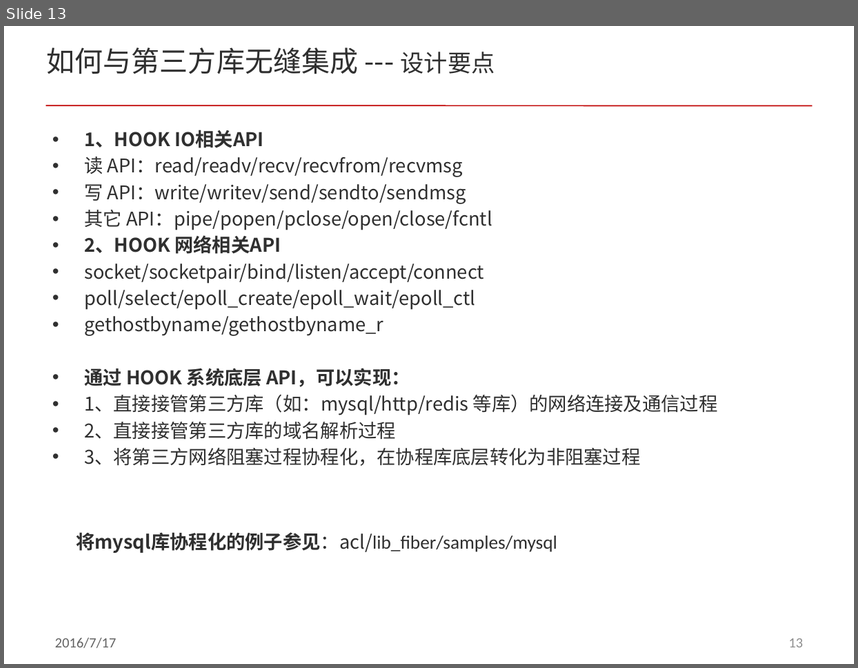
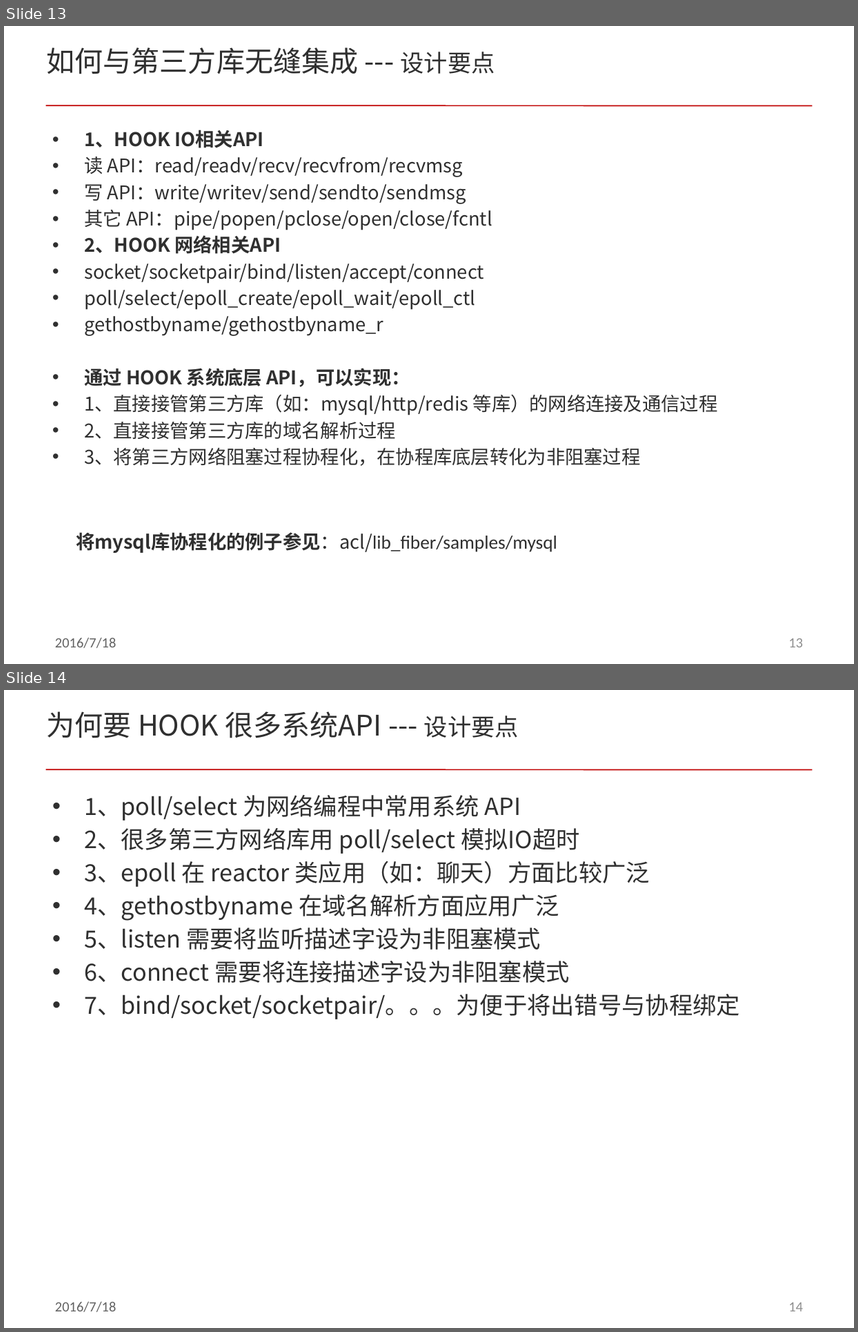
Before and after one commit to ddxflqm/acl, a slide deck: doc/acl_fiber.pptx. Shown one above the other, each under a label of ours: slide 13 before the commit, slides 13 and 14 after it. The pictures are 858x668 and 858x1332 pixels, drawn with LibreOffice and Linux fonts; fonts in the diff are those of the drawing; background and template pictures are left out. Boxes give left, top, right and bottom in pixels: in the first picture for what was removed or moved away, otherwise in the second. Text is boxed around its words. In the diff, an @@ line names an element or a change of style, - is before the commit and + after.

```diff
--- a/doc/acl_fiber.pptx
+++ b/doc/acl_fiber.pptx
@@ slide 14 added at bbox=[4, 690, 854, 1328], background #FFFFFF; not listed: 3 template elements that a slide beside it also shows @@
@@ title added at bbox=[47, 711, 519, 738], 24 pt, text #303030 @@
+为何要 HOOK 很多系统API --- 设计要点
@@ text added at bbox=[84, 795, 740, 1019], 20 pt, text #303030 @@
+• 1、poll/select 为网络编程中常用系统 API
+• 2、很多第三方网络库用 poll/select 模拟IO超时
+• 3、epoll 在 reactor 类应用（如：聊天）方面比较广泛
+• 4、gethostbyname 在域名解析方面应用广泛
+• 5、listen 需要将监听描述字设为非阻塞模式
+• 6、connect 需要将连接描述字设为非阻塞模式
+• 7、bind/socket/socketpair/。。。为便于将出错号与协程绑定
@@ slide 13 changed as well @@
@@ text at bbox=[55, 637, 116, 648]: text changed @@
-2016/7/17
+2016/7/18
```
Also in this commit, not shown: 20 other slides changed, 3 other slides added, 1 slide removed.
